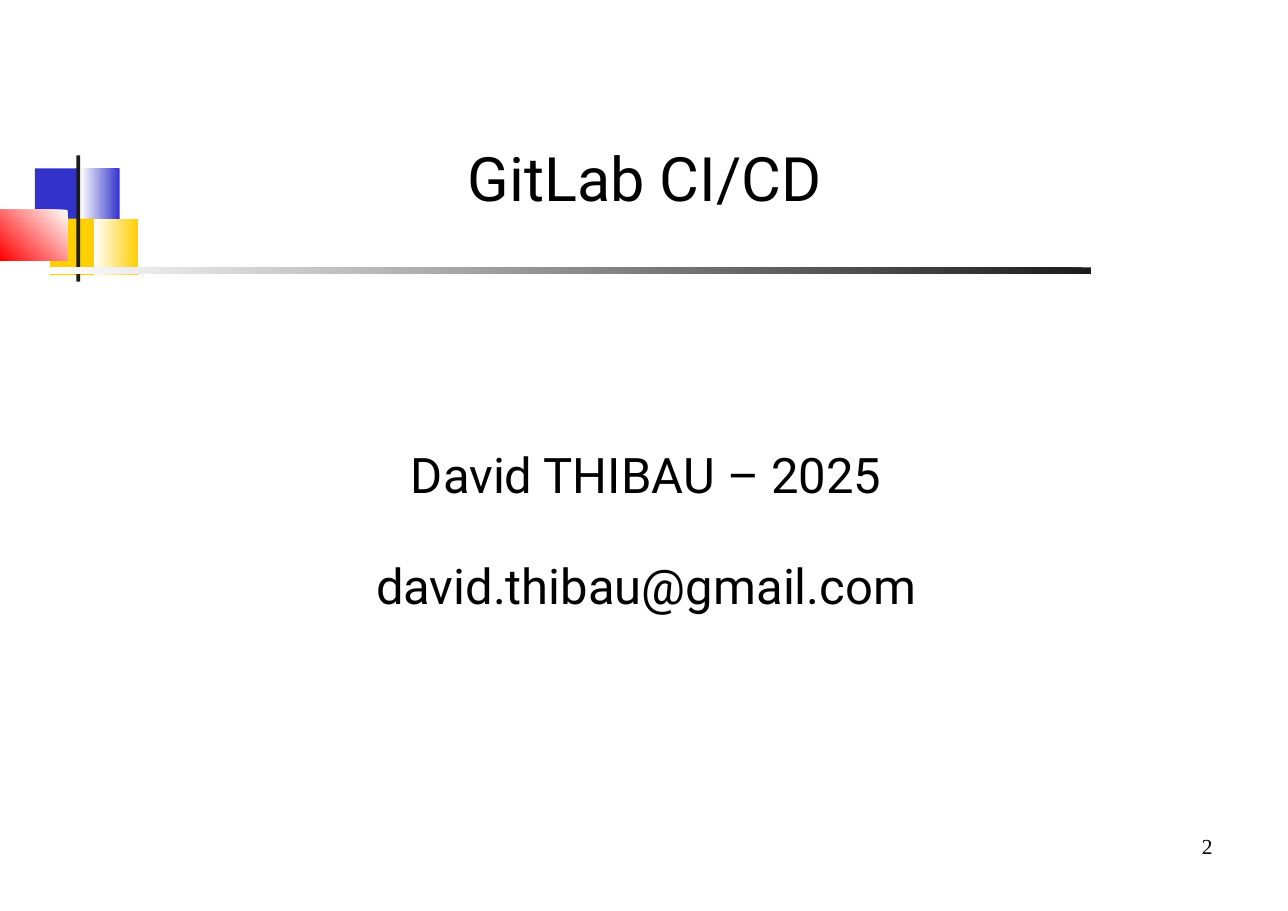
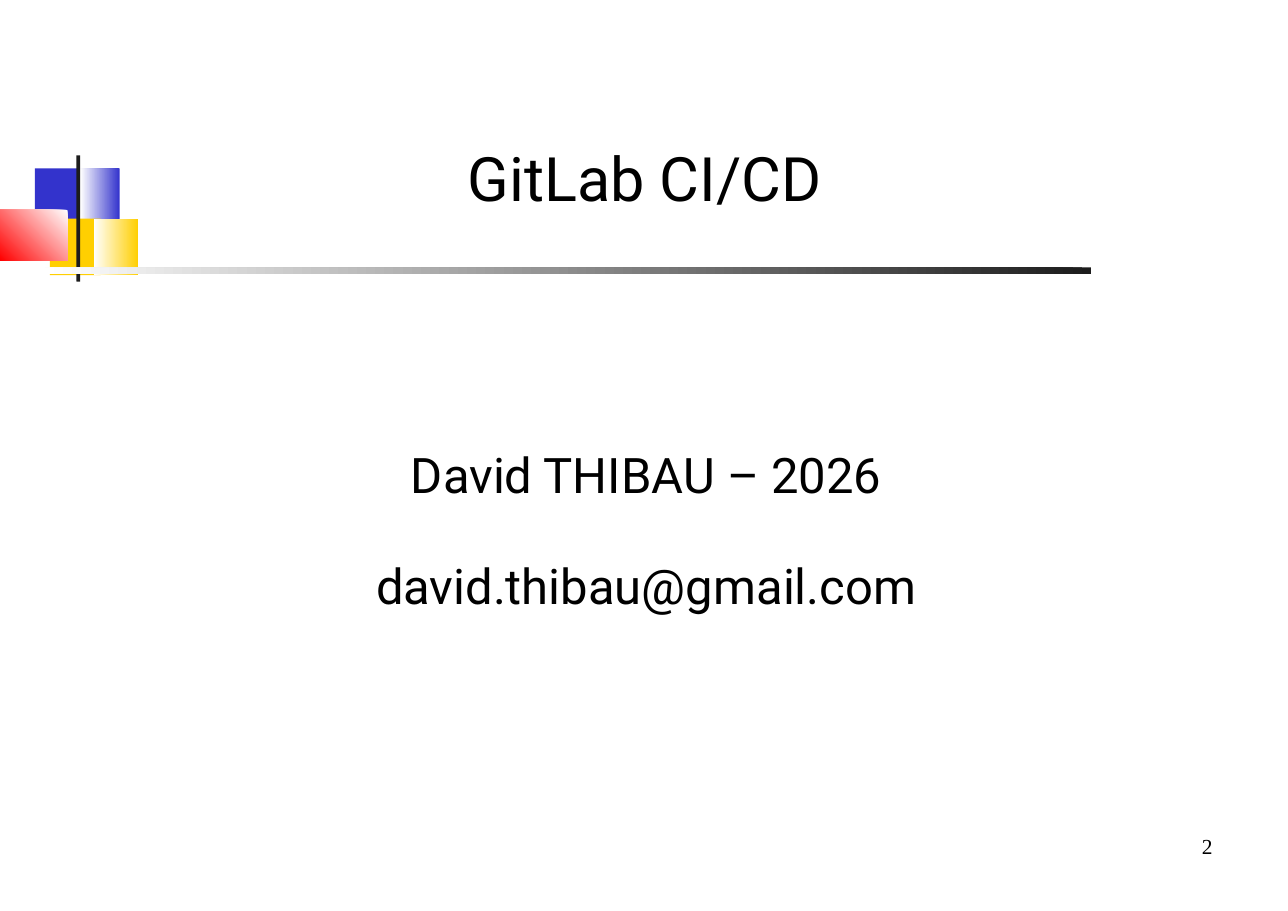
Before and after one commit to dthibau/gitlab, a slide deck: slide 2 of Gitlab.odp. Drawn at 1288x911 pixels with LibreOffice and Linux fonts; fonts in the diff are those of the drawing. Boxes give left, top, right and bottom in pixels: in the first picture for what was removed or moved away, otherwise in the second. Text is boxed around its words. In the diff, an @@ line names an element or a change of style, - is before the commit and + after.

```diff
--- a/Gitlab.odp
+++ b/Gitlab.odp
@@ subtitle at (411, 456, 881, 494): text changed @@
-David THIBAU – 2025
+David THIBAU – 2026
```
Also in this commit, not shown: 22 other slides changed, 2 slides added, 65 slides removed, 1 other file.
